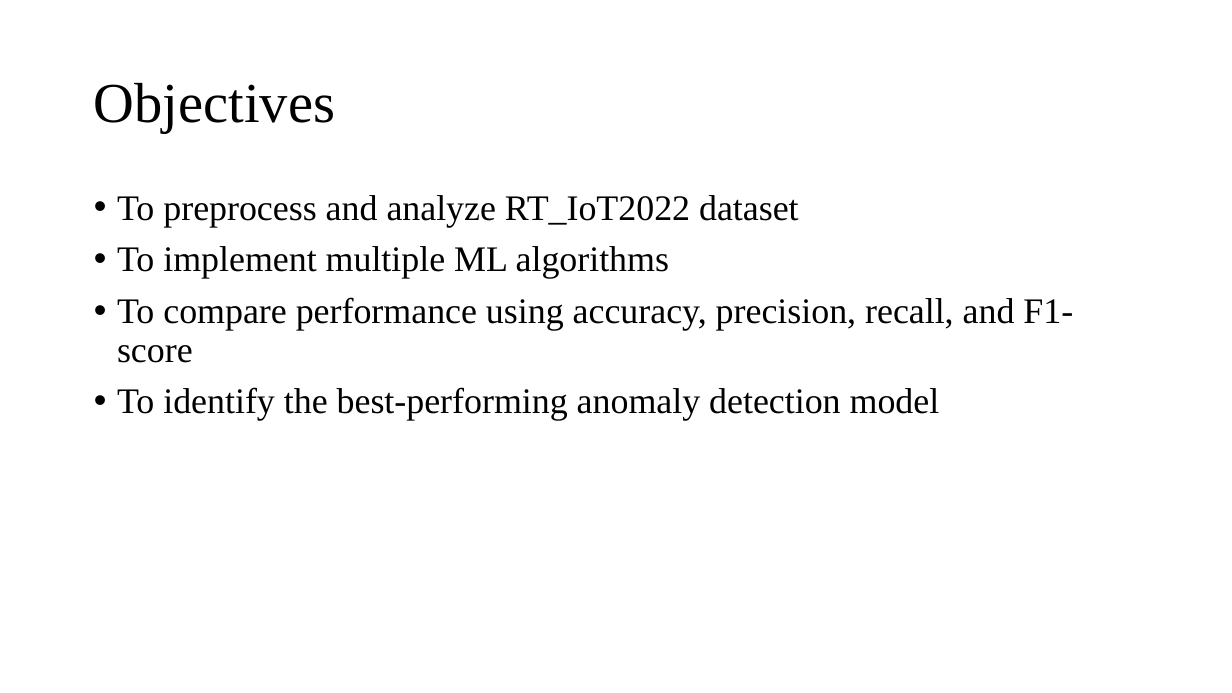
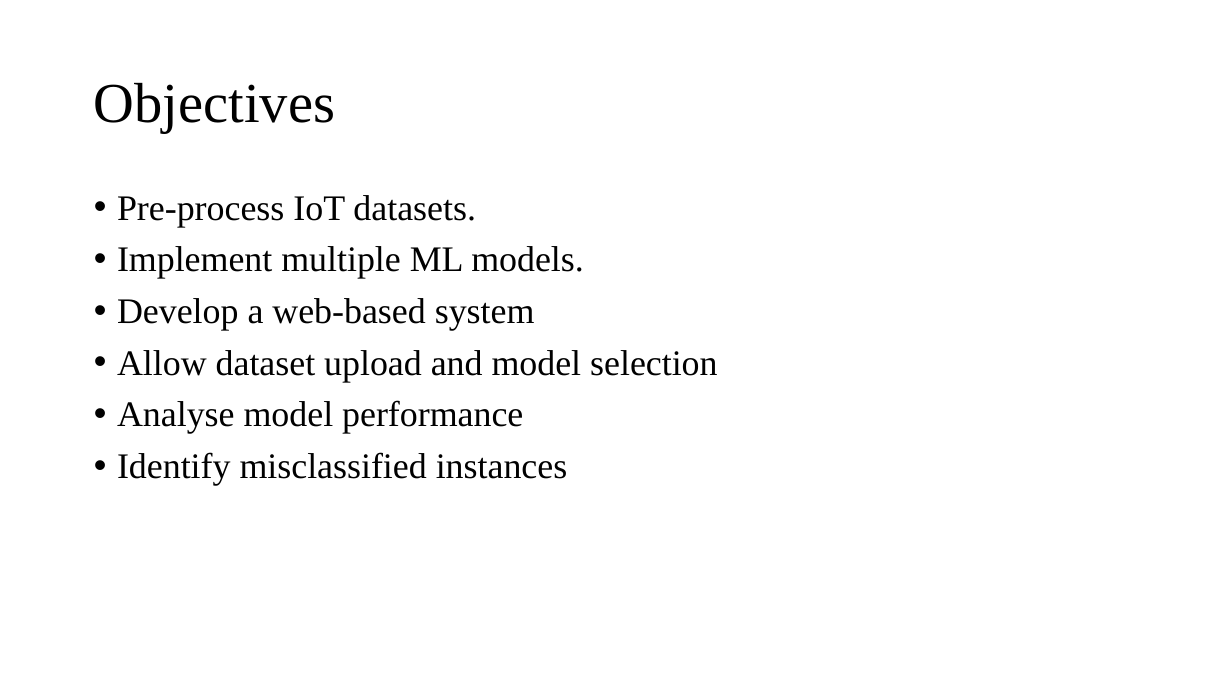
Before and after one commit to Singh177Kushagra/pbl_project, a slide deck: slide 8 of Kushagra Singh 2427030043 PBL-2 PPT.pptx. Drawn at 1232x693 pixels with LibreOffice and Linux fonts; fonts in the diff are those of the drawing. Boxes give left, top, right and bottom in pixels: in the first picture for what was removed or moved away, otherwise in the second. Text is boxed around its words. In the diff, an @@ line names an element or a change of style, - is before the commit and + after.

```diff
--- a/Kushagra Singh 2427030043 PBL-2 PPT.pptx
+++ b/Kushagra Singh 2427030043 PBL-2 PPT.pptx
@@ text at [117, 195, 718, 485]: text changed @@
-• To preprocess and analyze RT_IoT2022 dataset
-• To implement multiple ML algorithms
-• To compare performance using accuracy, precision, recall, and F1-score
-• To identify the best-performing anomaly detection model
+• Pre-process IoT datasets.
+• Implement multiple ML models.
+• Develop a web-based system
+• Allow dataset upload and model selection
+• Analyse model performance
+• Identify misclassified instances
```
Also in this commit, not shown: 6 other slides changed, 1 slide added.
